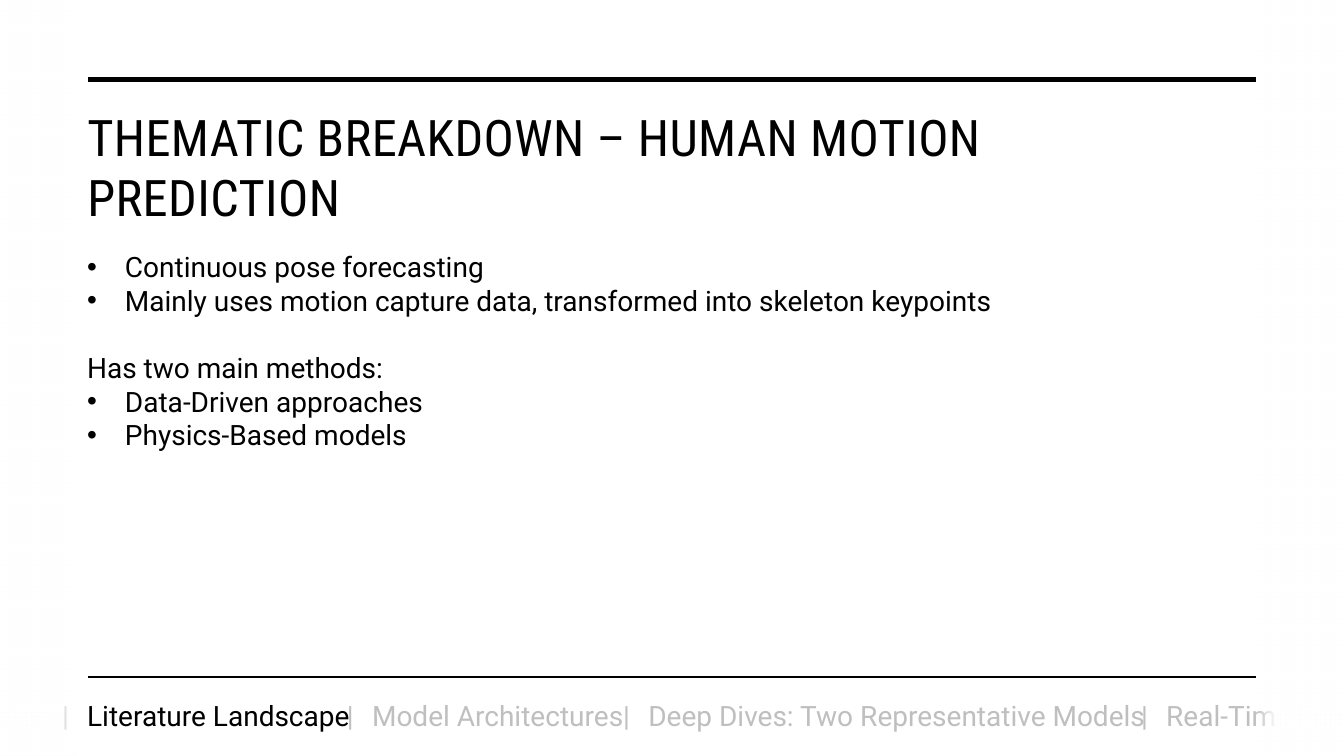
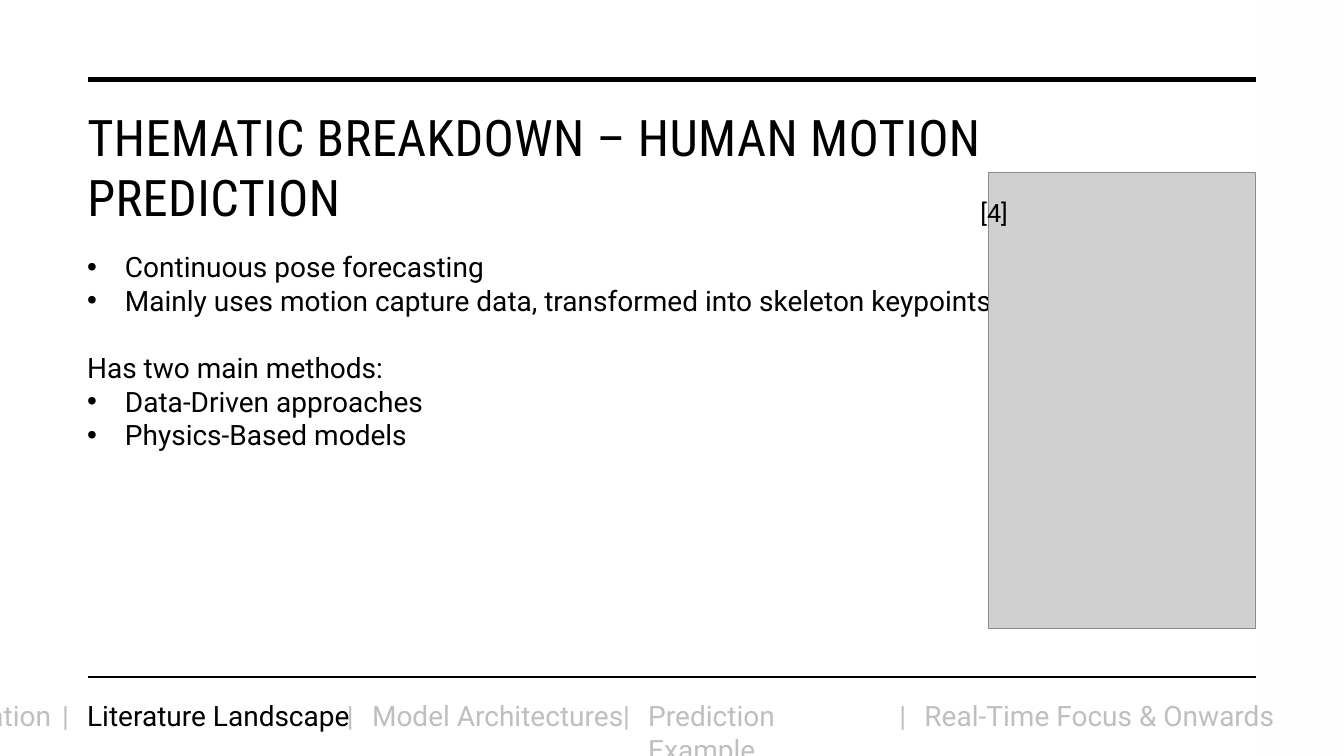
Before and after one commit to AndrewHutani/HMP, a slide deck: slide 7 of Towards Real-Time Human Motion Prediction using Data-Driven and.pptx (slide 8 before the commit). Drawn at 1344x756 pixels with LibreOffice and Linux fonts; fonts in the diff are those of the drawing; grey boxes stand for pictures. Boxes give left, top, right and bottom in pixels: in the first picture for what was removed or moved away, otherwise in the second. Text is boxed around its words. In the diff, an @@ line names an element or a change of style, - is before the commit and + after.

```diff
--- a/Towards Real-Time Human Motion Prediction using Data-Driven and.pptx
+++ b/Towards Real-Time Human Motion Prediction using Data-Driven and.pptx
@@ rectangle removed at (0, 0, 77, 756) @@
@@ picture added at (988, 173, 1255, 629) @@
@@ text added at (980, 199, 1008, 228), 18 pt, text #000000 @@
+[4]
@@ text removed at (648, 705, 1145, 732) @@
-Deep Dives: Two Representative Models
@@ text added at (648, 705, 775, 726), 20 pt, text #BFBFBF @@
+Prediction Example
@@ text "|": place and size @@
-text "|" at (1131, 694, 1167, 738)
+text "|" at (889, 694, 925, 738)
@@ text "Real-Time Focus & Onwards" rewrapped from (1166, 705, 1291, 726) to (924, 705, 1274, 726) @@
```
Also in this commit, not shown: 10 other slides changed, 5 slides added, 3 slides removed, 11 other files.
